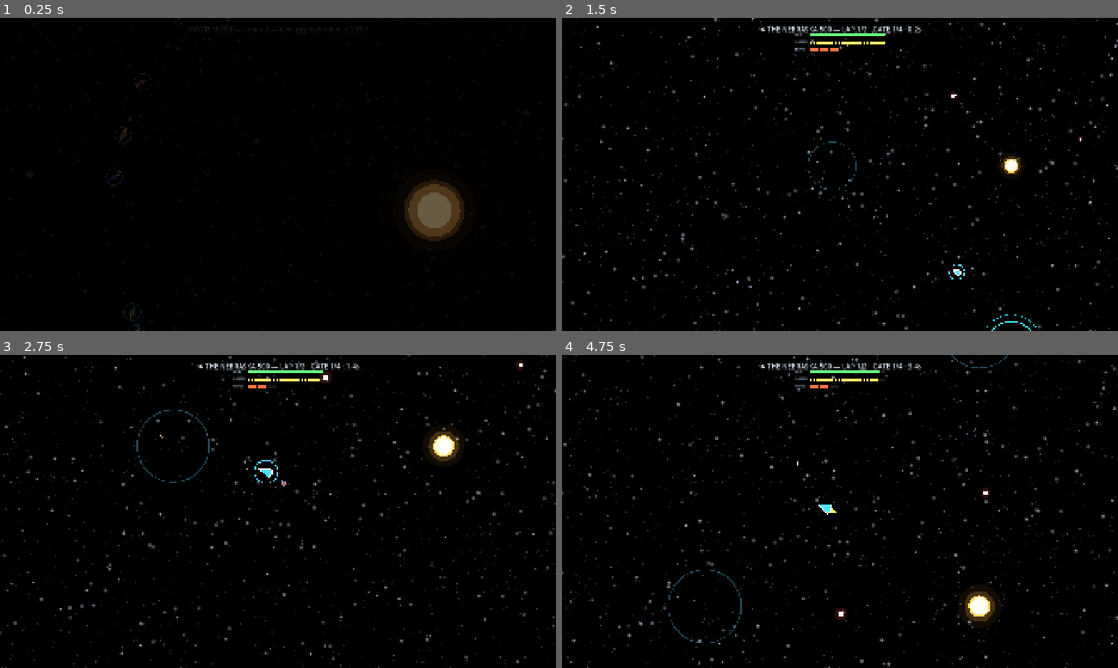
Above: before the commit, frames 1-4 (two rows, left to right).
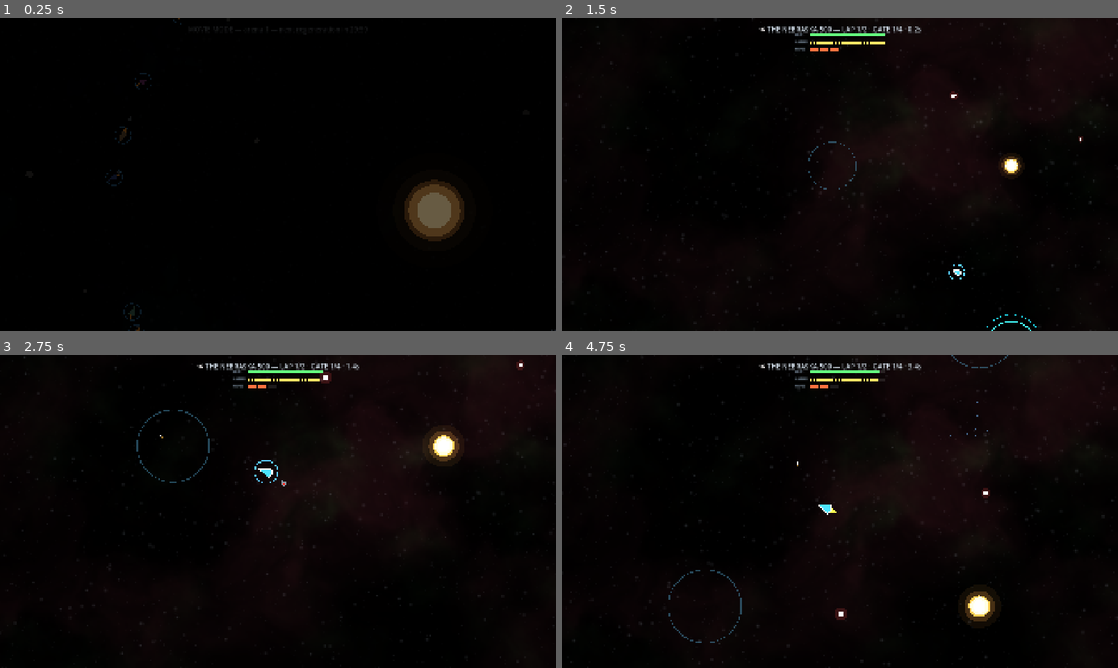
Above: after the commit, the same moments.

Repository: CryptoJones/XSpaceWar-AI
Game: Godot game, scene res://src/ui/main.tscn
The game is run twice, just before and just after one commit, with the same random seed, the same clock (stepped at 60 frames per second) and the same inputs.
Inputs (mouse positions are in pixels of both pictures, inside the frame that each line leads up to):
- Up to frame 1 (0.25 s): no input
- Up to frame 2 (1.5 s): tap Enter at 0.5 s; move the mouse to (962, 158) at 0.52 s; hold D 0.53-1.25 s; tap Shift at 0.6 s; click (962, 158) at 0.67 s; tap Space at 0.77 s; click (906, 58) at 1.25 s
- Up to frame 3 (2.75 s): move the mouse to (166, 527) at 2.02 s; hold S from 2.03 s (still down); tap M at 2.1 s; tap Space at 2.27 s
- Up to frame 4 (4.75 s): move the mouse to (895, 442) at 2.77 s; release S at 2.78 s; hold D 2.78-3.53 s; tap K at 2.85 s; move the mouse to (812, 574) at 3.52 s; hold W 3.53-4.28 s; tap B at 3.6 s; click (812, 574) at 3.67 s; tap Space at 3.77, 4.52 s; move the mouse to (1006, 558) at 4.27 s; hold A from 4.28 s (still down); hold Enter from 4.28 s (still down)

The runs differ from the first frame. In frame 2, 4.4% of the frame differs, in the area x 0-100%, y 0-100%; in frame 3, 4.2%; in frame 4, 4.5%.

Commit message:
Default the fresh-install sky to nebula-maxed / stars-low
New installs (no settings.cfg) now boot with nebula=100, stars=9 — the
look dialed in on the Mac mini — instead of the old near-black default
(nebula=0, stars=50). Changed in both the slider construction (what a
fresh install actually uses) and the _load_settings fallbacks, kept in
sync. Existing players keep their saved settings; far stars and the
minimap are unchanged (off and ON by default respectively).

Co-Authored-By: Claude Opus 4.8 <noreply@anthropic.com>

Diff:
--- a/src/ui/main.gd
+++ b/src/ui/main.gd
@@ -611,7 +611,7 @@
 	_nebula_slider = HSlider.new()
 	_nebula_slider.min_value = 0
 	_nebula_slider.max_value = 100
-	_nebula_slider.value = 0
+	_nebula_slider.value = 100
 	_nebula_slider.tooltip_text = "Colored nebula wisps (0 = pure black space)"
 	_nebula_slider.value_changed.connect(func(_v: float): _apply_sky(); _save_settings())
 	_grid_row(grid, "Nebula", _nebula_slider)
@@ -619,7 +619,7 @@
 	_stars_slider = HSlider.new()
 	_stars_slider.min_value = 0
 	_stars_slider.max_value = 100
-	_stars_slider.value = 50
+	_stars_slider.value = 9
 	_stars_slider.tooltip_text = "Background star brightness"
 	_stars_slider.value_changed.connect(func(_v: float): _apply_sky(); _save_settings())
 	_grid_row(grid, "Stars", _stars_slider)
@@ -1329,8 +1329,8 @@
 		var saved_name := String(cfg.get_value("net", "player_name", ""))
 		if saved_name != "":
 			_player_name = saved_name
-		_nebula_slider.set_value_no_signal(float(cfg.get_value("display", "nebula", 0.0)))
-		_stars_slider.set_value_no_signal(float(cfg.get_value("display", "stars", 50.0)))
+		_nebula_slider.set_value_no_signal(float(cfg.get_value("display", "nebula", 100.0)))
+		_stars_slider.set_value_no_signal(float(cfg.get_value("display", "stars", 9.0)))
 		_far_check.set_pressed_no_signal(bool(cfg.get_value("display", "far_stars", false)))
 		_record_check.set_pressed_no_signal(bool(cfg.get_value("replay", "record", false)))
 		_music_check.set_pressed_no_signal(bool(cfg.get_value("audio", "music", true)))
